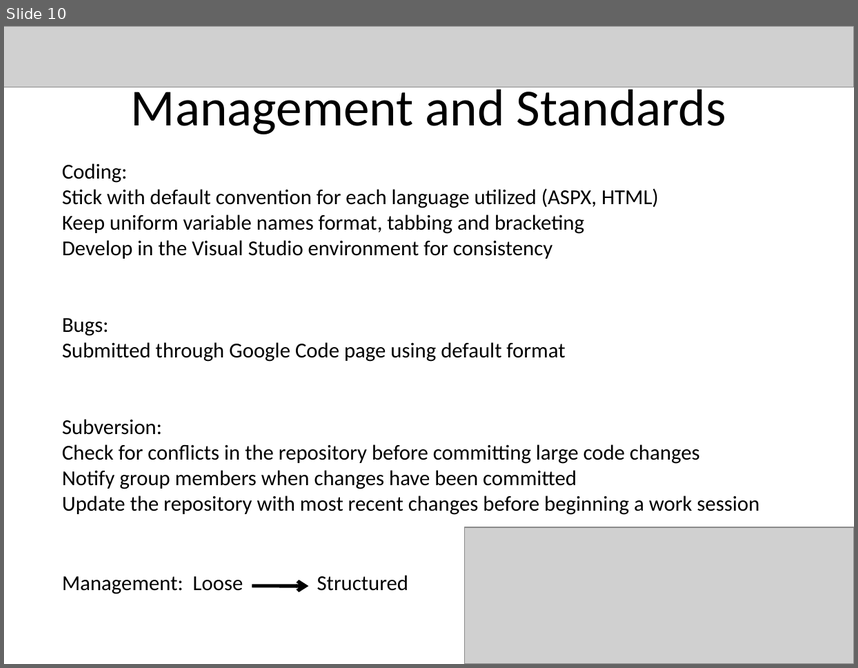
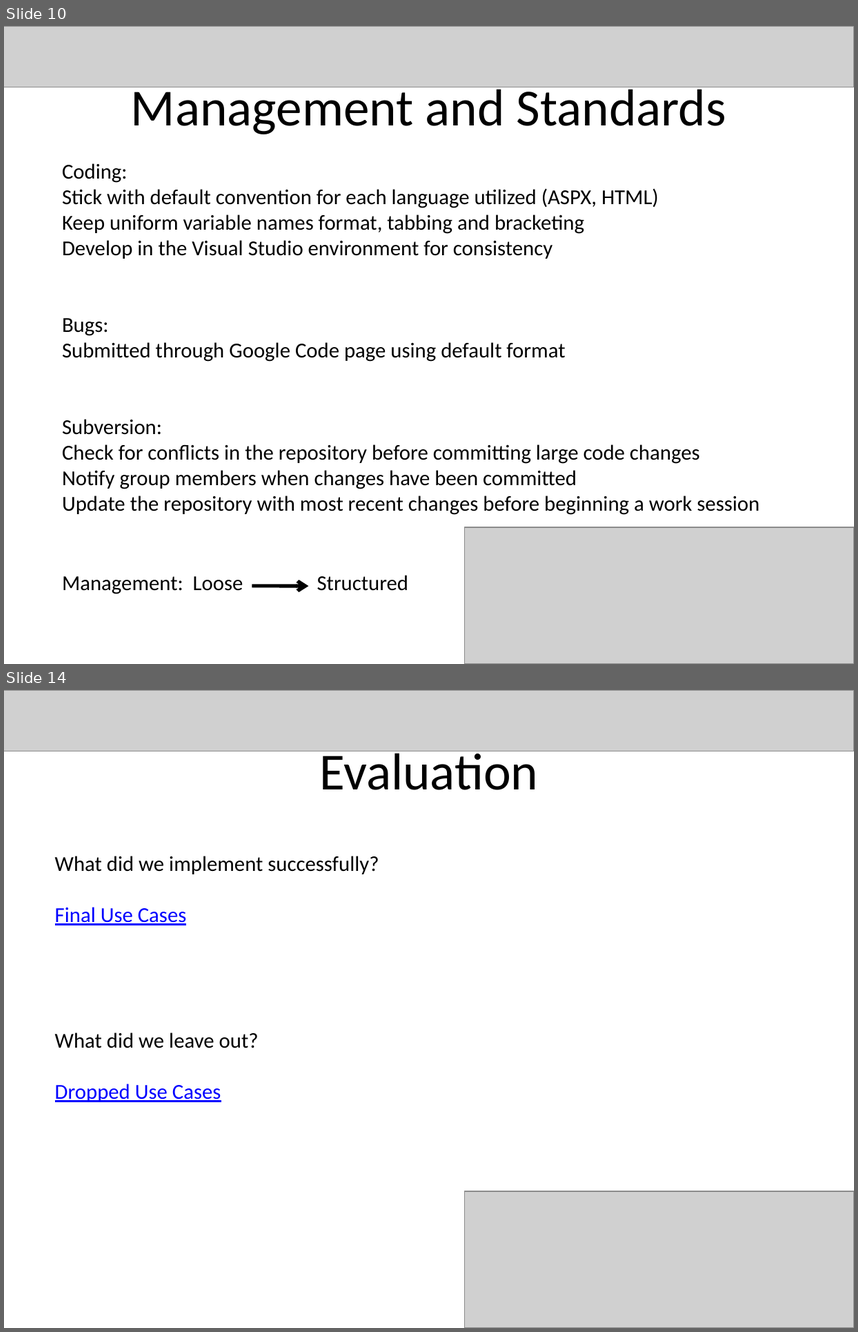
Before and after one commit to bjarratt/csce431-team1, a slide deck: Presentation/Presentation.pptx. Shown one above the other, each under a label of ours: slide 10 before the commit, slides 10 and 14 after it; the slides between them are not shown. The pictures are 858x668 and 858x1332 pixels, drawn with LibreOffice and Linux fonts; fonts in the diff are those of the drawing; grey boxes stand for pictures. Boxes give left, top, right and bottom in pixels: in the first picture for what was removed or moved away, otherwise in the second. Text is boxed around its words. In the diff, an @@ line names an element or a change of style, - is before the commit and + after.

```diff
--- a/Presentation/Presentation.pptx
+++ b/Presentation/Presentation.pptx
@@ slide 14 added at box(4, 690, 854, 1328), background #FFFFFF @@
@@ picture added at box(4, 690, 854, 751) @@
@@ title added at box(319, 746, 538, 790), 44 pt, text #000000 @@
+Evaluation
@@ text added at box(55, 856, 379, 925), 18 pt, text #000000 @@
+What did we implement successfully?
+Final Use Cases
@@ text added at box(55, 1032, 259, 1102), 18 pt, text #000000 @@
+What did we leave out?
+Dropped Use Cases
@@ picture added at box(465, 1191, 854, 1328) @@
```
Also in this commit, not shown: 4 slides changed, 5 slides removed.
